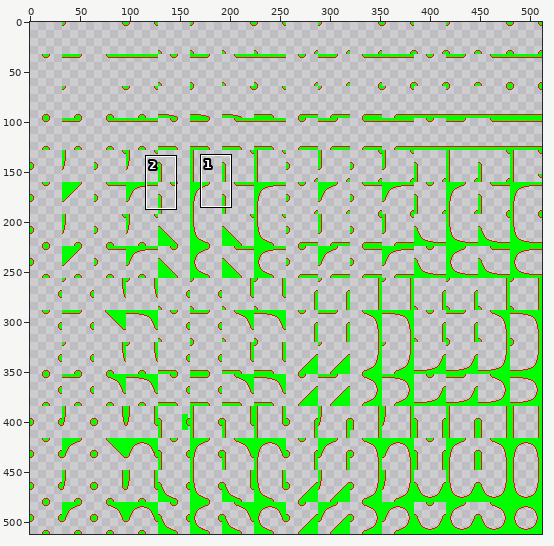
One commit to this sprite sheet: Solution/App/Resource/future_dot_1.png. Above: a wide view before the commit, with the close-up outlined.
Close-up. First the earlier version:
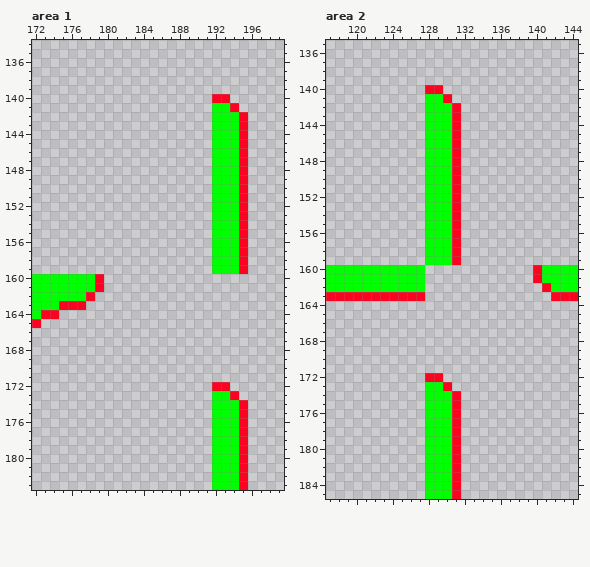
The file is 512x512 pixels. Shown: area 1: x 172..199, y 134..183; area 2: x 117..144, y 135..185.
The same view after the edit:
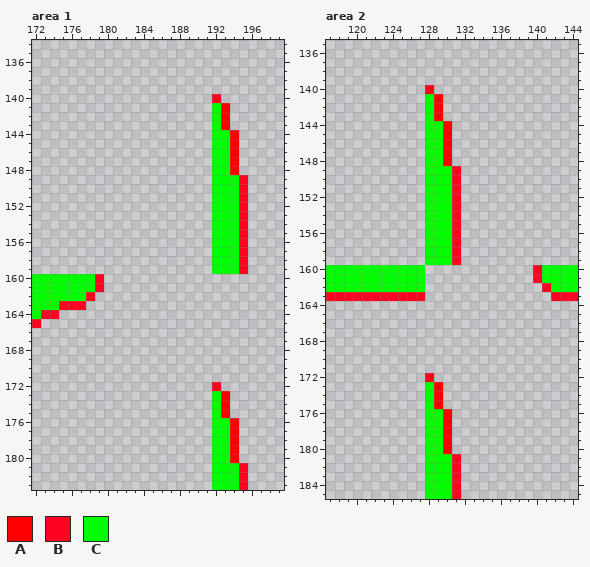
Palette (. is transparent): A #ff0000  B #fc0421  C #00ff00
Diff:
Area 1:
y 140: x 193 B -> .
y 141: x 193..194 CB -> A.
y 142..143: x 193..195 CCB -> A..
y 144..148: x 194..195 CB -> A.
y 172: x 193 B -> .
y 173: x 193..194 CB -> A.
y 174..175: x 193..195 CCB -> A..
y 176..180: x 194..195 CB -> A.
Area 2:
y 140: x 129 B -> .
y 141: x 129..130 CB -> A.
y 142..143: x 129..131 CCB -> A..
y 144..148: x 130..131 CB -> A.
y 172: x 129 B -> .
y 173: x 129..130 CB -> A.
y 174..175: x 129..131 CCB -> A..
y 176..180: x 130..131 CB -> A.
Changed places in both close-ups, as pixel boxes (x1, y1, x2, y2):
changed: (221, 94, 248, 175)
changed: (221, 382, 248, 463)
changed: (434, 85, 461, 166)
changed: (434, 373, 461, 454)
